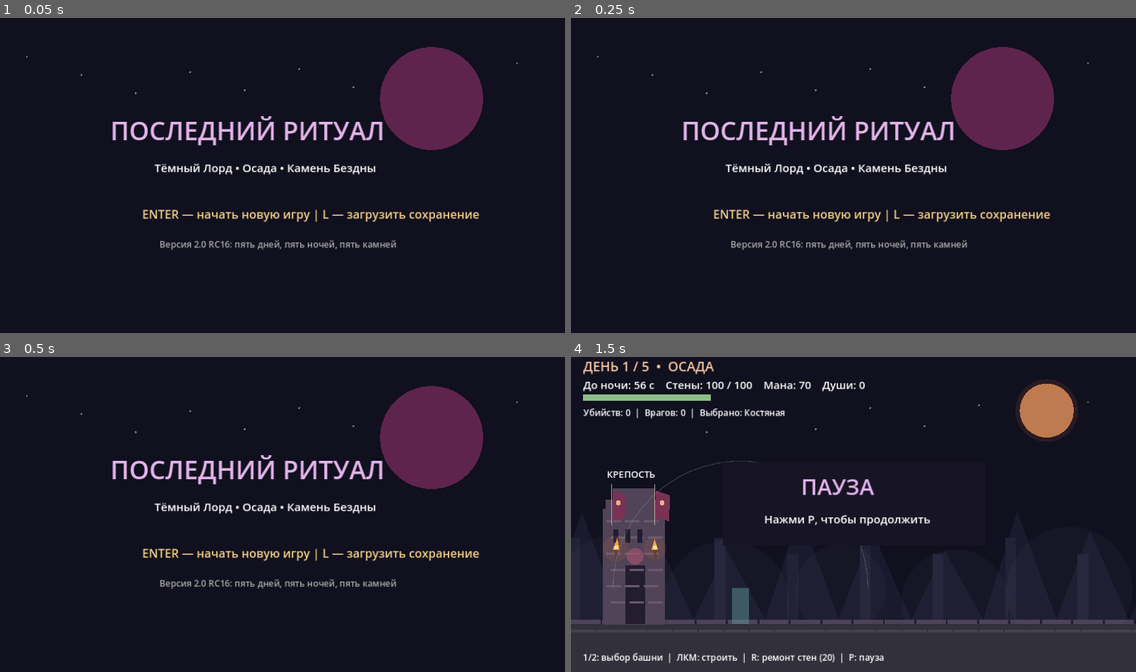
Above: before the commit, frames 1-4 (two rows, left to right).
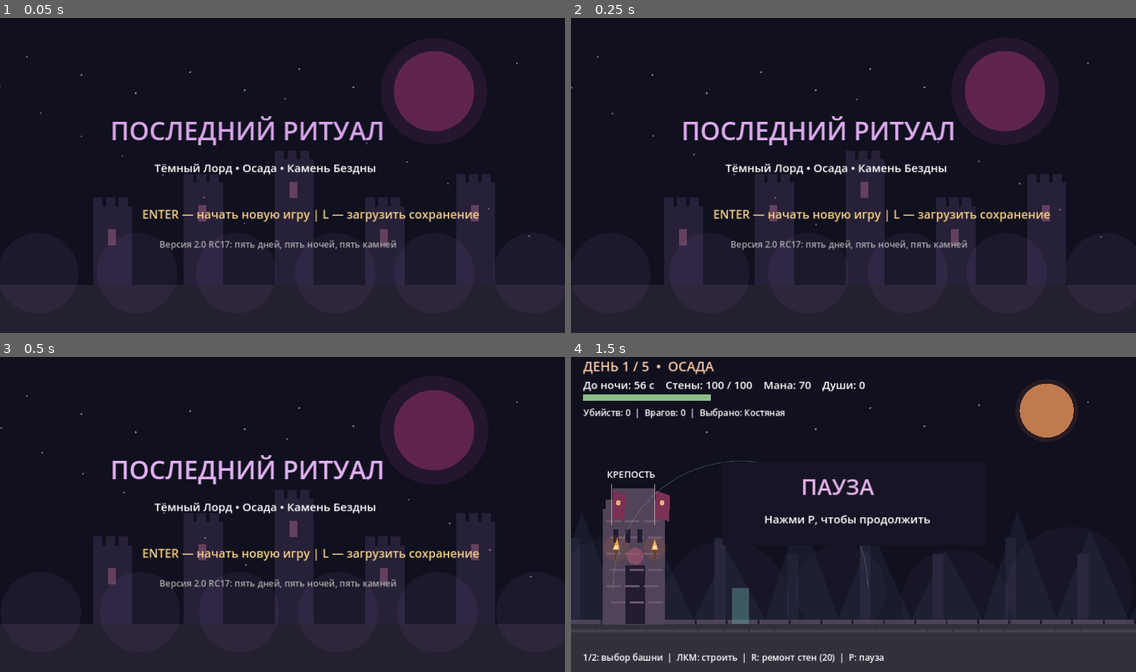
Above: after the commit, the same moments.

Repository: DoctorStrangeSH/Last-Ritual
Game: Godot game, scene res://scenes/main.tscn
Two runs of this game, one before a commit and one after it. Both use one fixed random seed, a clock stepped at 60 frames per second and the inputs below.
Inputs (mouse positions are in pixels of both pictures, inside the frame that each line leads up to):
- Up to frame 1 (0.05 s): no input
- Up to frame 2 (0.25 s): no input
- Up to frame 3 (0.5 s): no input
- Up to frame 4 (1.5 s): tap Enter (ui_accept) at 0.5, 0.77, 1.25 s; move the mouse to (977, 498) at 0.52 s; hold Right (ui_right) 0.53-1.28 s; tap P at 0.6 s; click (977, 498) at 0.67 s; move the mouse to (740, 530) at 1.27 s; hold Left (ui_left) from 1.28 s (still down); tap L at 1.35 s

The runs differ from the first frame. In frame 1, 18% of the frame differs, in the area x 0-100%, y 9-94%; in frame 2, 18%; in frame 3, 18%; in frame 4, nothing differs.

Commit message:
visuals: animated title screen with fortress silhouette and drifting mist

Diff:
--- a/scripts/main.gd
+++ b/scripts/main.gd
@@ -1,5 +1,5 @@
 extends Node2D
-## Last Ritual v2.0-rc16: victory and defeat scenes, Godot 4.2+
+## Last Ritual v2.0-rc17: atmospheric title screen, Godot 4.2+
 const W := 1152.0
 const H := 648.0
 const FLOOR := 550.0
@@ -724,11 +724,28 @@
             var drift := fmod(float(fog * 233) + atmosphere_clock * (9.0 + float(fog % 3) * 4.0), W + 300.0) - 150.0
             draw_circle(Vector2(drift, FLOOR - 42.0 - float(fog % 2) * 28.0), 92.0 + float(fog % 3) * 18.0, Color(0.55, 0.48, 0.68, 0.055))
     if phase == "title":
-        draw_circle(Vector2(880, 170), 105, Color("5e244e"))
-        label("ПОСЛЕДНИЙ РИТУАЛ", 225, 255, 52, Color("e3b3e9"))
+        var title_pulse: float = 0.5 + 0.5 * sin(atmosphere_clock * 1.7)
+        draw_circle(Vector2(885, 155), 104.0 + title_pulse * 8.0, Color(0.48, 0.19, 0.46, 0.19))
+        draw_circle(Vector2(885, 155), 82.0, Color("5e244e"))
+        for tower_shape in range(5):
+            var tx: float = 190.0 + float(tower_shape) * 185.0
+            var th: float = 160.0 + float(tower_shape % 3) * 48.0
+            box(Rect2(tx, FLOOR - th, 80, th), Color("272039"))
+            for tooth in range(3):
+                box(Rect2(tx + float(tooth) * 26.0, FLOOR - th - 18.0, 19, 22), Color("272039"))
+            box(Rect2(tx + 30.0, FLOOR - th + 46.0, 16, 33), Color("65405e"))
+        box(Rect2(0, FLOOR, W, H - FLOOR), Color("242030"))
+        for mist in range(7):
+            var mx: float = fmod(float(mist * 202) + atmosphere_clock * 13.0, W + 250.0) - 125.0
+            draw_circle(Vector2(mx, FLOOR - 24.0), 82.0, Color(0.62, 0.49, 0.76, 0.08))
+        for spark in range(14):
+            var sx: float = fmod(float(spark * 83) + atmosphere_clock * (5.0 + float(spark % 4)), W)
+            var sy: float = 145.0 + float((spark * 47) % 310) + sin(atmosphere_clock * 1.2 + float(spark)) * 9.0
+            draw_circle(Vector2(sx, sy), 2.0, Color(0.86, 0.59, 0.96, 0.3 + 0.2 * title_pulse))
+        label("ПОСЛЕДНИЙ РИТУАЛ", 225, 255, 52, Color(0.78 + 0.12 * title_pulse, 0.56 + 0.15 * title_pulse, 0.86 + 0.10 * title_pulse))
         label("Тёмный Лорд • Осада • Камень Бездны", 315, 320, 23)
         label("ENTER — начать новую игру | L — загрузить сохранение", 290, 415, 24, Color("f5cf84"))
-        label("Версия 2.0 RC16: пять дней, пять ночей, пять камней", 325, 474, 18, Color("aaaaaa"))
+        label("Версия 2.0 RC17: пять дней, пять ночей, пять камней", 325, 474, 18, Color("aaaaaa"))
         return
     if phase == "win" or phase == "lose":
         if phase == "win":
